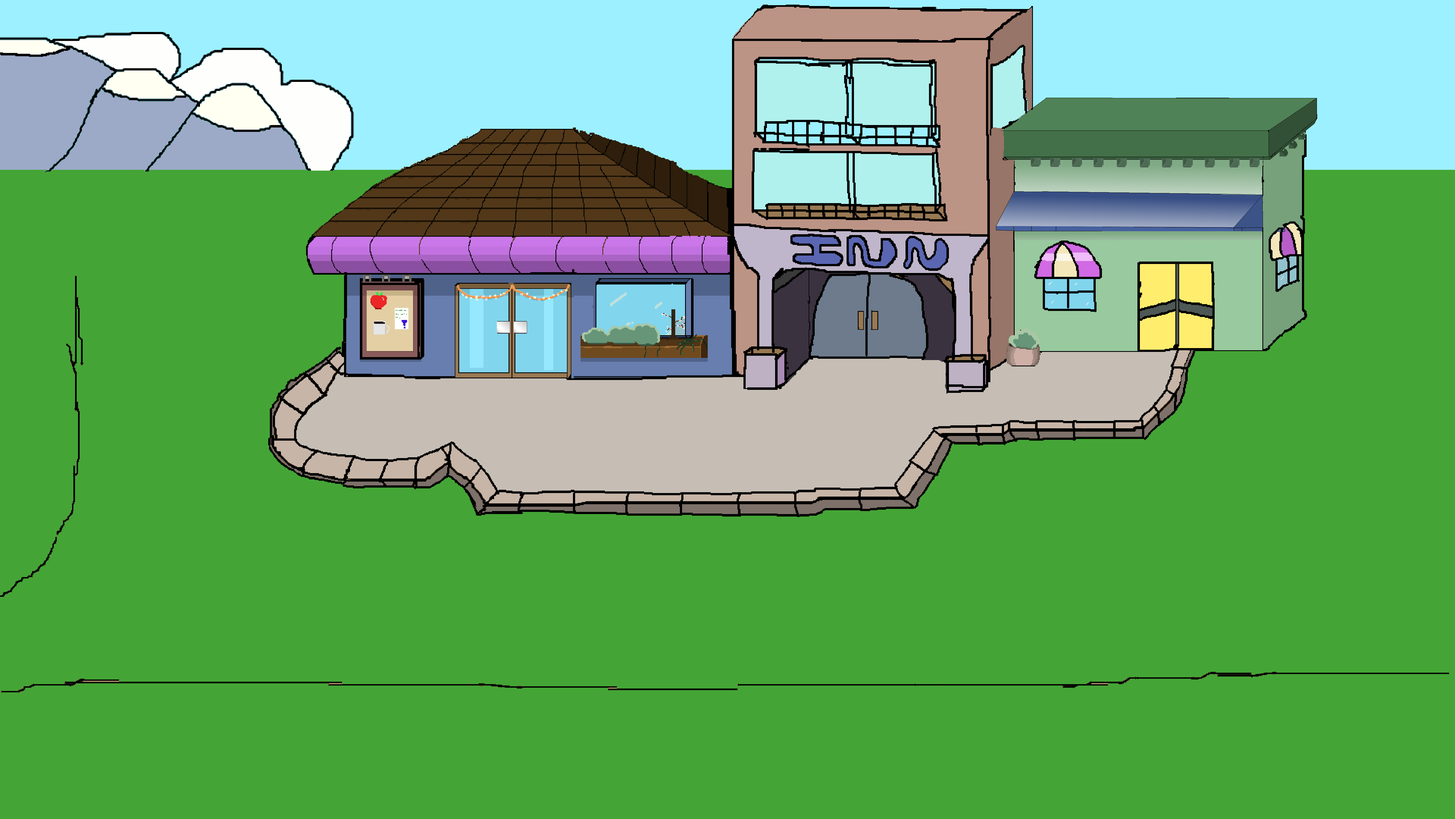
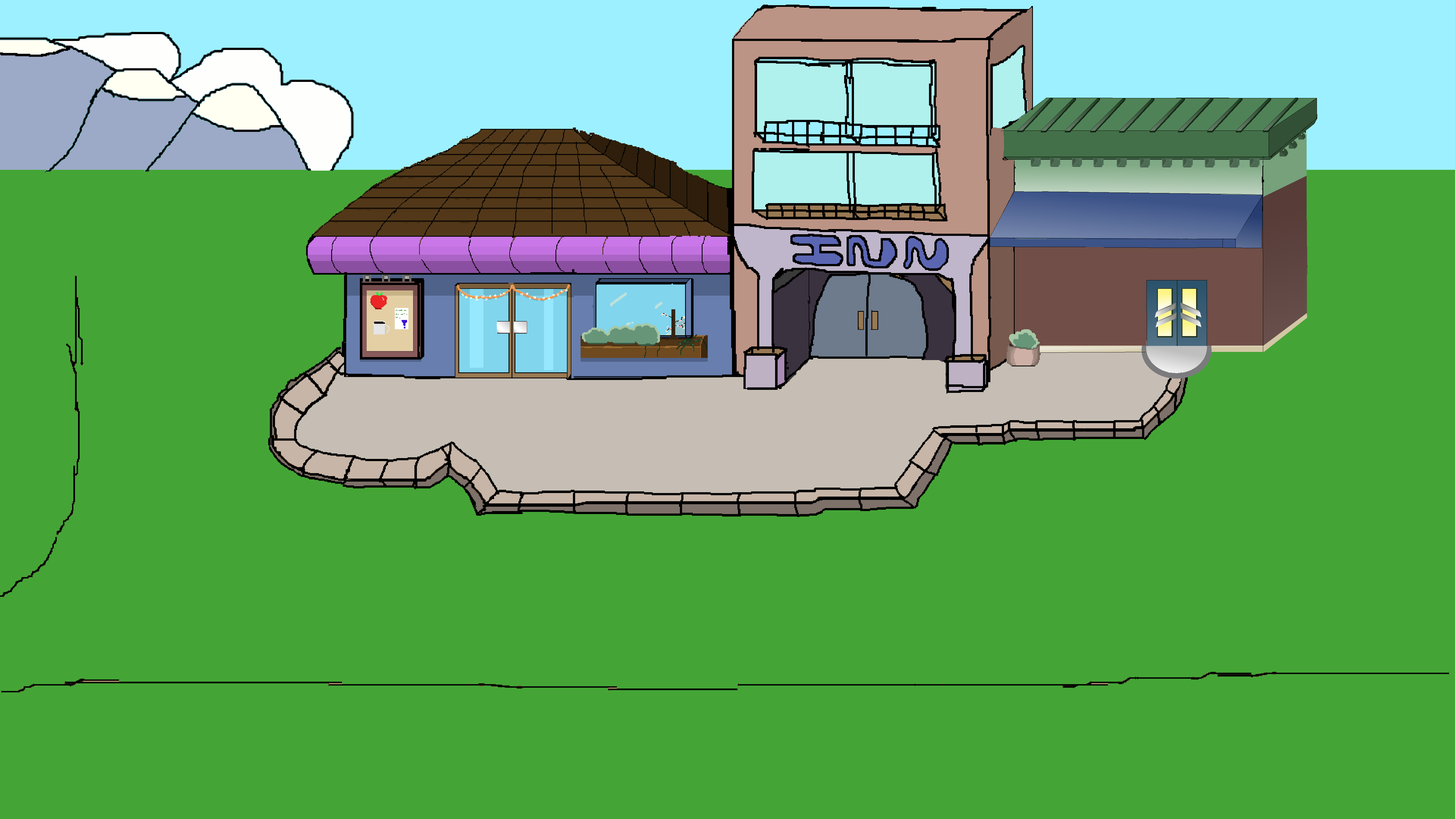
Layered file, before and after one edit (1455 x 819). Changes by layer:
painted on "Background" over bbox(990, 97, 1308, 379)
